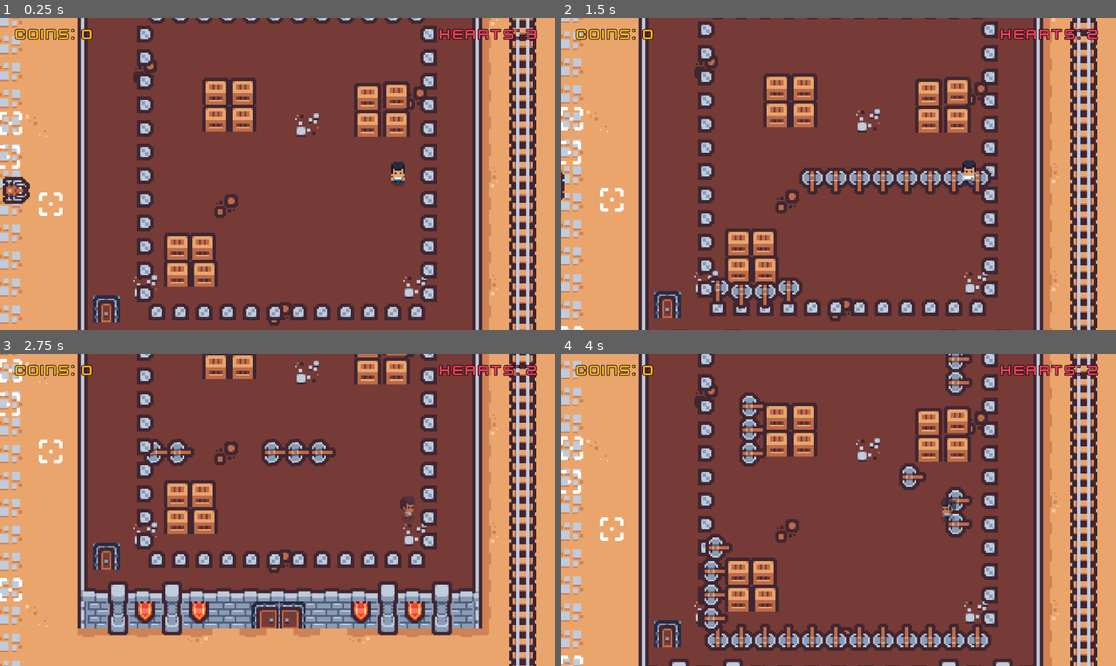
Above: before the commit, frames 1-4 (two rows, left to right).
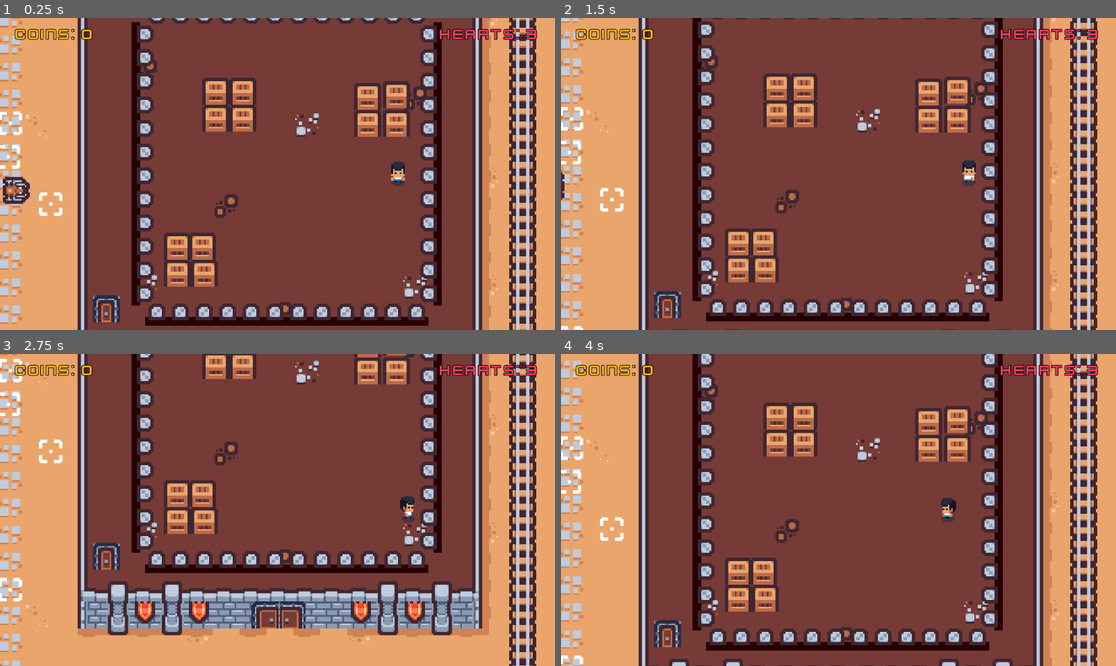
Above: after the commit, the same moments.

Repository: ki8yk8/game-dev-resolution
Game: Godot game, scene res://scenes/game_play.tscn
Two runs of this game, one before a commit and one after it. Both use one fixed random seed, a clock stepped at 60 frames per second and the inputs below.
Inputs (mouse positions are in pixels of both pictures, inside the frame that each line leads up to):
- Up to frame 1 (0.25 s): no input
- Up to frame 2 (1.5 s): tap Enter at 0.5 s; move the mouse to (960, 158) at 0.52 s; hold D (right) 0.53-1.28 s; tap Space (action) at 0.6 s; click (960, 158) at 0.67 s; move the mouse to (727, 189) at 1.27 s; hold Down (down) from 1.28 s (still down); tap Alt at 1.35 s
- Up to frame 3 (2.75 s): move the mouse to (333, 441) at 2.02 s; release Down (down) at 2.03 s; hold D (right) from 2.03 s (still down); tap Shift at 2.1 s
- Up to frame 4 (4 s): move the mouse to (810, 572) at 2.77 s; release D (right) at 2.78 s; hold Up (up) 2.78-3.53 s; tap Space (action) at 2.85 s; click (810, 572) at 2.92 s; move the mouse to (1005, 556) at 3.52 s; hold A (left) from 3.53 s (still down); tap Alt at 3.6 s

The runs differ from the first frame. In frame 1, 3.1% of the frame differs, in the area x 23-80%, y 1-99%; in frame 2, 6.5%; in frame 3, 3.9%; in frame 4, 8.5%, in the area x 23-97%, y 0-96%.

Commit message:
adds proper timing functions with flashy warnings

Diff:
--- a/scenes/survive_attack.tscn
+++ b/scenes/survive_attack.tscn
@@ -50,6 +50,7 @@
 position = Vector2(-50, 49)
 
 [node name="Timer" type="Timer" parent="." unique_id=867446738]
+wait_time = 5.0
 one_shot = true
 autostart = true
 
--- a/scenes/survive_attack_row.tscn
+++ b/scenes/survive_attack_row.tscn
@@ -2,6 +2,7 @@
 
 [ext_resource type="Script" uid="uid://cico5tnvajkba" path="res://scripts/survive_attack_row.gd" id="1_ajnsk"]
 [ext_resource type="AudioStream" uid="uid://jikl7nufh1ri" path="res://assets/sounds/shoot.mp3" id="2_sf3ew"]
+[ext_resource type="AudioStream" uid="uid://dnrxijy67m0yw" path="res://assets/sounds/watchout.mp3" id="3_7ubcs"]
 
 [node name="SurviveAttackRow" type="Node2D" unique_id=2080059518]
 script = ExtResource("1_ajnsk")
@@ -9,4 +10,5 @@
 [node name="shootSfx" type="AudioStreamPlayer2D" parent="." unique_id=109155953]
 stream = ExtResource("2_sf3ew")
 
-[node name="delayTimer" type="Timer" parent="." unique_id=606413955]
+[node name="warningSfx" type="AudioStreamPlayer2D" parent="." unique_id=2079790501]
+stream = ExtResource("3_7ubcs")
--- a/scripts/survive_attack.gd
+++ b/scripts/survive_attack.gd
@@ -25,6 +25,14 @@
 			2: s.position = Vector2(0, half_size+4)
 			3: s.position = Vector2(-half_size, 0)
 
+		# the blink thingy for warning
+		var colorRect = ColorRect.new()
+		colorRect.color = Color(0.151, 0.001, 0.0, 1.0)
+		colorRect.size = Vector2(half_size*2, 5)
+		colorRect.position = Vector2(-half_size, -8)
+		s.warningRect = colorRect
+		s.add_child(colorRect)
+
 		var actualShooters: Array[Node] = []
 		for j in range(SHOOTERS_IN_A_ROW):
 			var sword = shooter.instantiate()
--- a/scripts/survive_attack_row.gd
+++ b/scripts/survive_attack_row.gd
@@ -2,7 +2,18 @@
 class_name SurviveAttackRow
 
 var shooters: Array[Node] = []
+var warningRect: Node
+
+@onready var shootSfx: AudioStreamPlayer2D = $shootSfx
+@onready var warningSfx: AudioStreamPlayer2D = $warningSfx
 
 func shoot():
+	warningSfx.play()
+	var tween = create_tween()
+	tween.set_loops(5)
+	tween.tween_property(warningRect, "color", Color(1.0, 0.0, 0.0, 1.0), 0.15)
+	tween.tween_property(warningRect, "color", Color(0.151, 0.001, 0.0, 1.0), 0.15)
+	await tween.finished
+	shootSfx.play()
 	for shooter in shooters:
 		shooter.shoot()
Not shown, added: assets/sounds/watchout.mp3.import
Not shown, added: assets/sounds/watchout.mp3
Not shown, changed: readme.md
